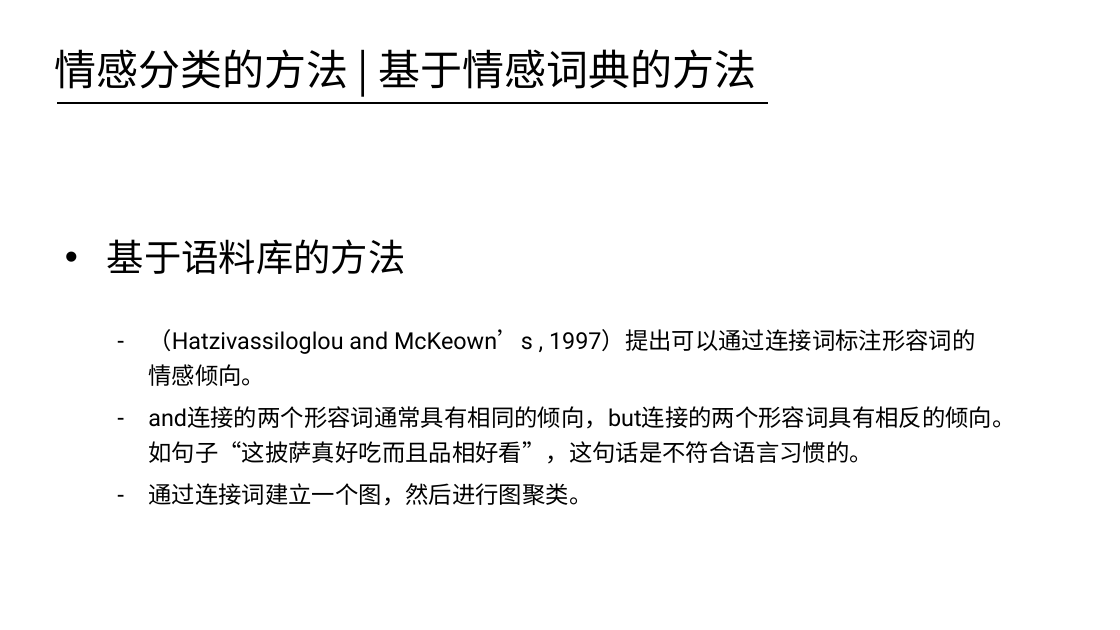
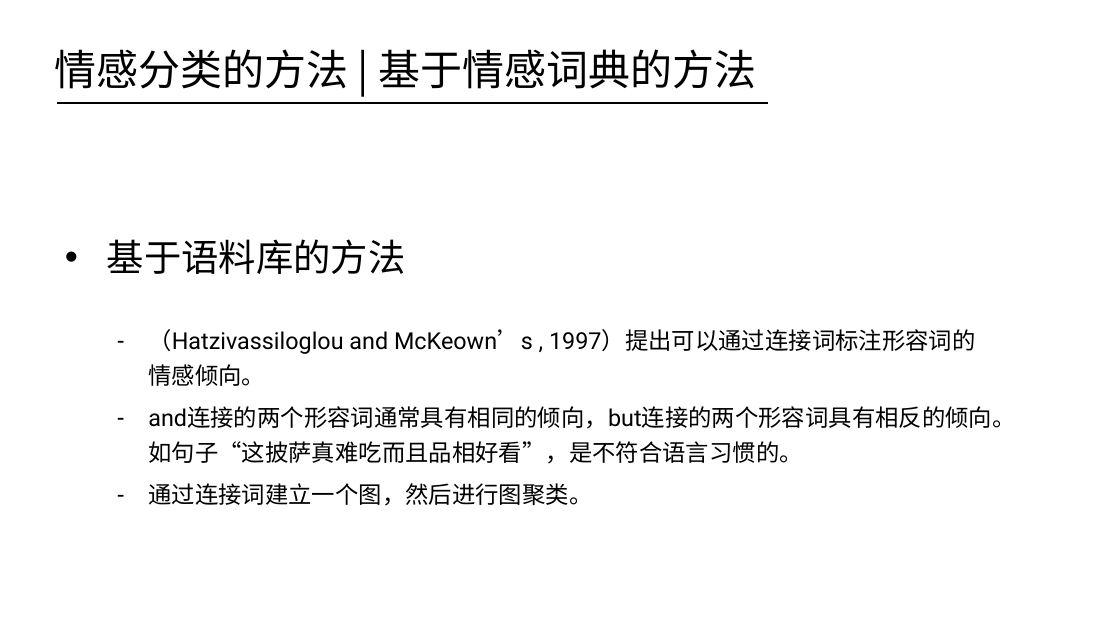
Before and after one commit to HIT-ITNLP/Group-Meeting-of-Master, a slide deck: slide 24 of 2018-秋/4.1/文本情感分析简介.pptx. Drawn at 1120x630 pixels with LibreOffice and Linux fonts; fonts in the diff are those of the drawing. Boxes give left, top, right and bottom in pixels: in the first picture for what was removed or moved away, otherwise in the second. Text is boxed around its words. In the diff, an @@ line names an element or a change of style, - is before the commit and + after.

```diff
--- a/2018-秋/4.1/文本情感分析简介.pptx
+++ b/2018-秋/4.1/文本情感分析简介.pptx
@@ text at (148,406,1015,464): text changed @@
-– and连接的两个形容词通常具有相同的倾向，but连接的两个形容词具有相反的倾向。如句子“这披萨真好吃而且品相好看”，这句话是不符合语言习惯的。
+– and连接的两个形容词通常具有相同的倾向，but连接的两个形容词具有相反的倾向。如句子“这披萨真难吃而且品相好看”，是不符合语言习惯的。
```
Also in this commit, not shown: 7 other slides changed, 24 other files.
